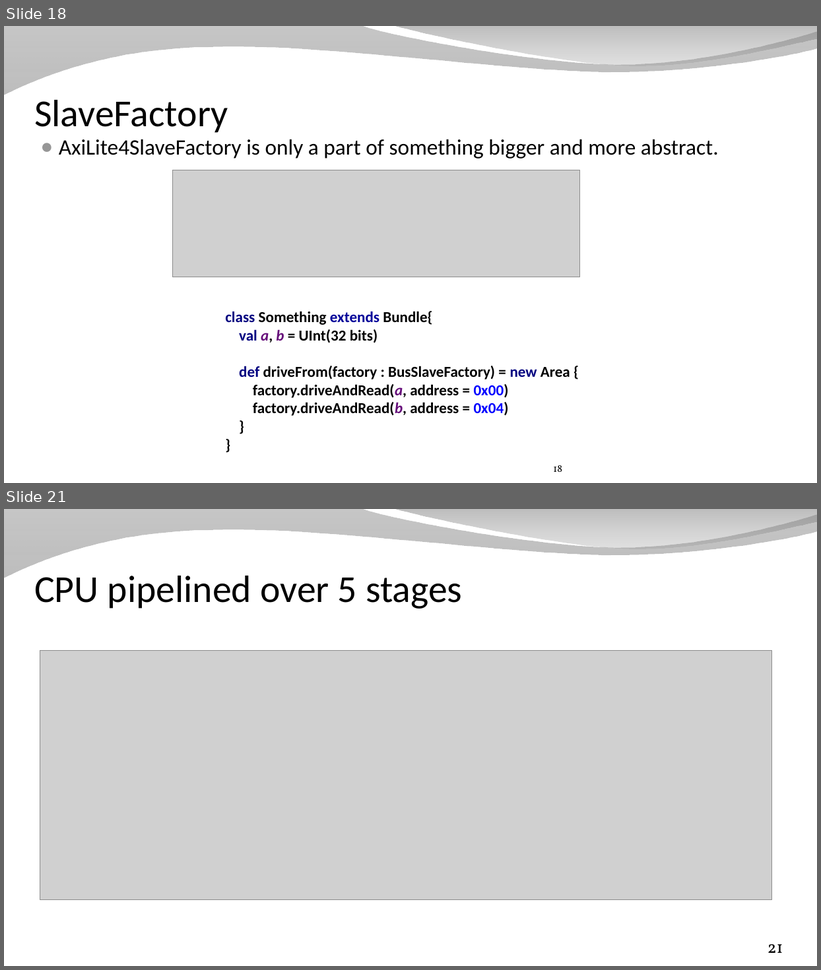
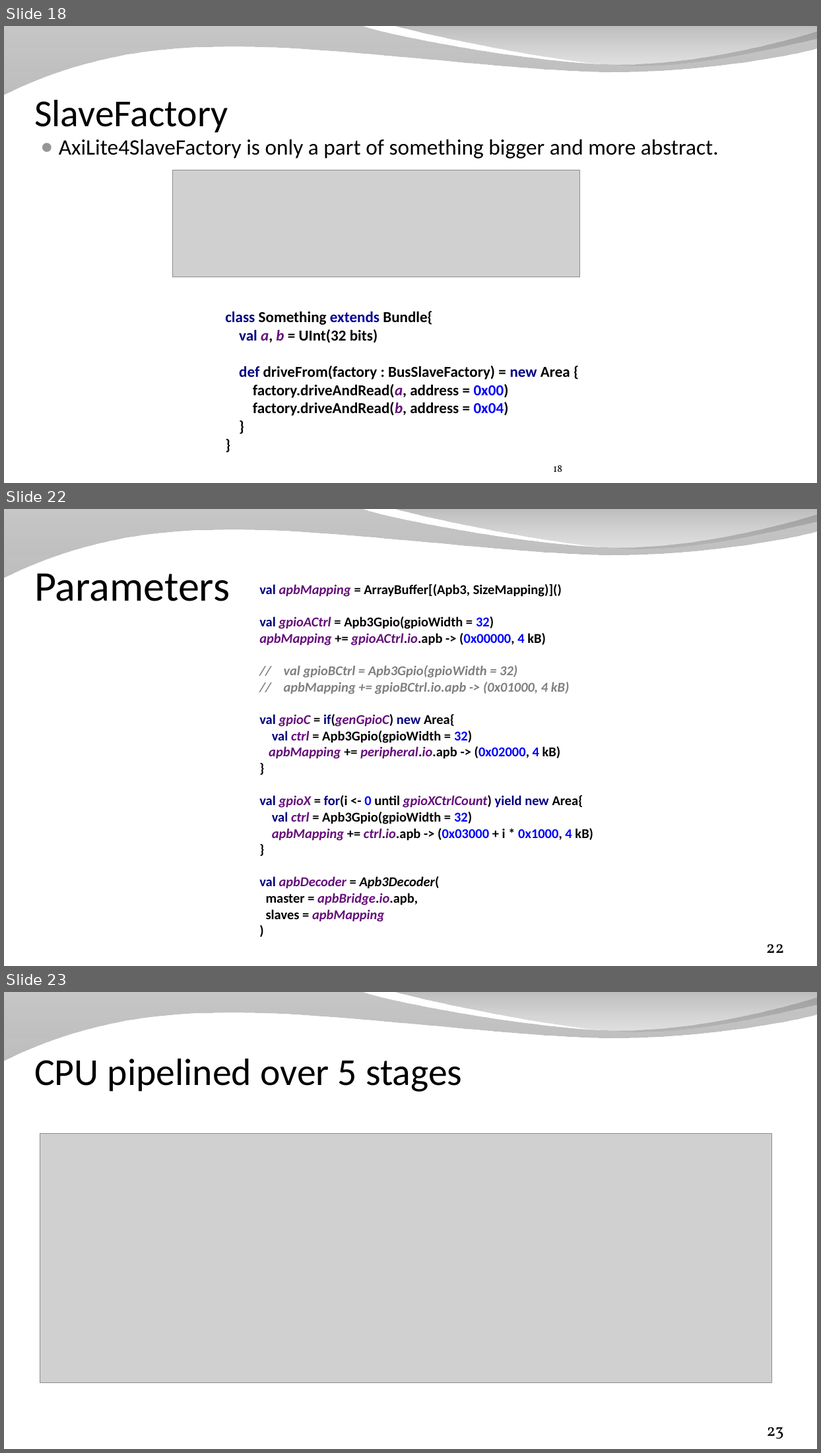
Before and after one commit to SpinalHDL/SpinalDoc, a slide deck: presentation/en/workshop/taste.odp. Shown one above the other, each under a label of ours: slides 18 and 21 before the commit, slides 18, 22 and 23 after it; the slides between them are not shown. The pictures are 821x970 and 821x1453 pixels, drawn with LibreOffice and Linux fonts; fonts in the diff are those of the drawing; grey boxes stand for pictures; background and template pictures are left out. Boxes give left, top, right and bottom in pixels: in the first picture for what was removed or moved away, otherwise in the second. Text is boxed around its words. In the diff, an @@ line names an element or a change of style, - is before the commit and + after.

```diff
--- a/presentation/en/workshop/taste.odp
+++ b/presentation/en/workshop/taste.odp
@@ slide 22 added at box(4, 509, 817, 966), background picture (left out); not listed: 2 template elements that a slide beside it also shows @@
@@ title added at box(34, 573, 230, 601), 50 pt, text #000000 @@
+Parameters
@@ text added at box(259, 584, 593, 922), 16 pt, text #000000, bold @@
+val apbMapping = ArrayBuffer[(Apb3, SizeMapping)]()
+val gpioACtrl = Apb3Gpio(gpioWidth = 32)
+apbMapping += gpioACtrl.io.apb -> (0x00000, 4 kB)
+// val gpioBCtrl = Apb3Gpio(gpioWidth = 32)
+// apbMapping += gpioBCtrl.io.apb -> (0x01000, 4 kB)
+val gpioC = if(genGpioC) new Area{
+val ctrl = Apb3Gpio(gpioWidth = 32)
+apbMapping += peripheral.io.apb -> (0x02000, 4 kB)
+}
+val gpioX = for(i <- 0 until gpioXCtrlCount) yield new Area{
+val ctrl = Apb3Gpio(gpioWidth = 32)
+apbMapping += ctrl.io.apb -> (0x03000 + i * 0x1000, 4 kB)
+}
+val apbDecoder = Apb3Decoder(
+master = apbBridge.io.apb,
+slaves = apbMapping
+)
@@ page number added at box(766, 945, 785, 953), 20 pt, text #000000 @@
+22
@@ what was slide 21 is now slide 23 @@
@@ page number at box(767, 1428, 784, 1439): text changed @@
-21
+23
```
Also in this commit, not shown: 4 slides changed, 2 other slides added, 1 slide removed, 2 other files.
